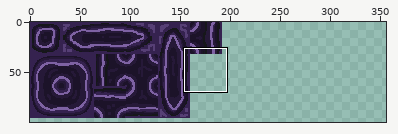
Edited in one commit: sprite sheet (DATA/reses/tileset/tileset.png). Above, an overview of the earlier version with the close-up marked.
Close-up. As it was:
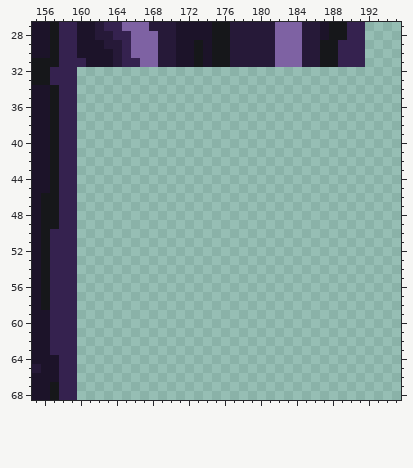
The file is 384x216 pixels. Colours within 5 levels of each other are drawn and written as one. Shown: x 155..195, y 27..68. The wide view leaves out empty margins. The commit also changed other parts of the picture, which this record leaves out.
After the commit:
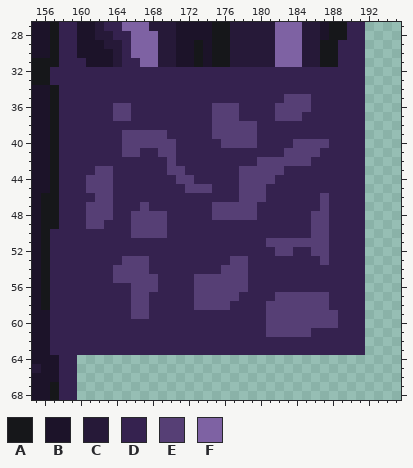
Palette (. is transparent): A #16171a  B #1c1329  C #261938  D #35224f  E #563f75  F #7e62a3
The edit:
y 32..34: x 160..191 ................................ -> DDDDDDDDDDDDDDDDDDDDDDDDDDDDDDDD
y 35: x 160..191 ................................ -> DDDDDDDDDDDDDDDDDDDDDDDEEEDDDDDD
y 36: x 160..191 ................................ -> DDDDEEDDDDDDDDDEEEDDDDEEEEDDDDDD
y 37: x 160..191 ................................ -> DDDDEEDDDDDDDDDEEEDDDDEEEDDDDDDD
y 38: x 160..191 ................................ -> DDDDDDDDDDDDDDDEEEEEDDDDDDDDDDDD
y 39: x 160..191 ................................ -> DDDDDEEEEEDDDDDEEEEEDDDDDDDDDDDD
y 40: x 160..191 ................................ -> DDDDDEEEEEEDDDDDEEEEDDDDEEEEDDDD
y 41: x 160..191 ................................ -> DDDDDEEDDEEDDDDDDDDDDDDEEEEDDDDD
y 42: x 160..191 ................................ -> DDDDDDDDDDEDDDDDDDDDEEEEEEDDDDDD
y 43: x 160..191 ................................ -> DDEEDDDDDDEEDDDDDDEEEEEDDDDDDDDD
y 44: x 160..191 ................................ -> DEEEDDDDDDDEEDDDDDEEEEDDDDDDDDDD
y 45: x 160..191 ................................ -> DEEEDDDDDDDDEEEDDDEEEDDDDDDDDDDD
y 46: x 160..191 ................................ -> DDEEDDDDDDDDDDDDDDEEEDDDDDDEDDDD
y 47: x 160..191 ................................ -> DEEEDDDEDDDDDDDEEEEEDDDDDDDEDDDD
y 48: x 160..191 ................................ -> DEEEDDEEEEDDDDDEEEEEDDDDDDEEDDDD
y 49: x 160..191 ................................ -> DEEDDDEEEEDDDDDDDDDDDDDDDDEEDDDD
y 50: x 160..191 ................................ -> DDDDDDEEEEDDDDDDDDDDDDDDDDEEDDDD
y 51: x 160..191 ................................ -> DDDDDDDDDDDDDDDDDDDDDEEEEEEEDDDD
y 52: x 160..191 ................................ -> DDDDDDDDDDDDDDDDDDDDDDEEDDEEDDDD
y 53: x 160..191 ................................ -> DDDDDEEEDDDDDDDDDEEDDDDDDDDEDDDD
y 54: x 160..191 ................................ -> DDDDEEEEDDDDDDDDEEEDDDDDDDDDDDDD
y 55: x 160..191 ................................ -> DDDDEEEEEDDDDEEEEEEDDDDDDDDDDDDD
y 56: x 160..191 ................................ -> DDDDDDEEEDDDDEEEEEEDDDDDDDDDDDDD
y 57: x 160..191 ................................ -> DDDDDDEEDDDDDEEEEEDDDDEEEEEEDDDD
y 58: x 160..191 ................................ -> DDDDDDEEDDDDDEEEEDDDDEEEEEEEDDDD
y 59: x 160..191 ................................ -> DDDDDDEEDDDDDDDDDDDDDEEEEEEEEDDD
y 60: x 160..191 ................................ -> DDDDDDDDDDDDDDDDDDDDDEEEEEEEEDDD
y 61: x 160..191 ................................ -> DDDDDDDDDDDDDDDDDDDDDEEEEEDDDDDD
y 62..63: x 160..191 ................................ -> DDDDDDDDDDDDDDDDDDDDDDDDDDDDDDDD
Boxes around the changes in both close-ups, in picture pixels (x1, y1, x2, y2):
added: (77, 67, 365, 355)
